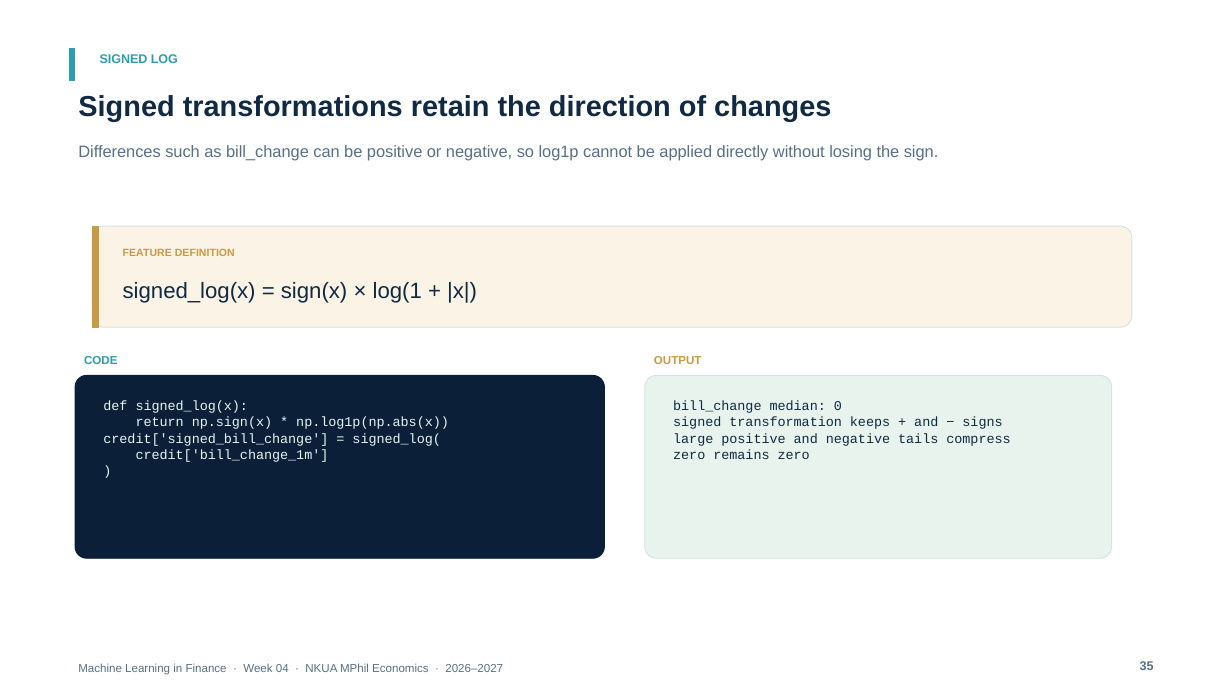
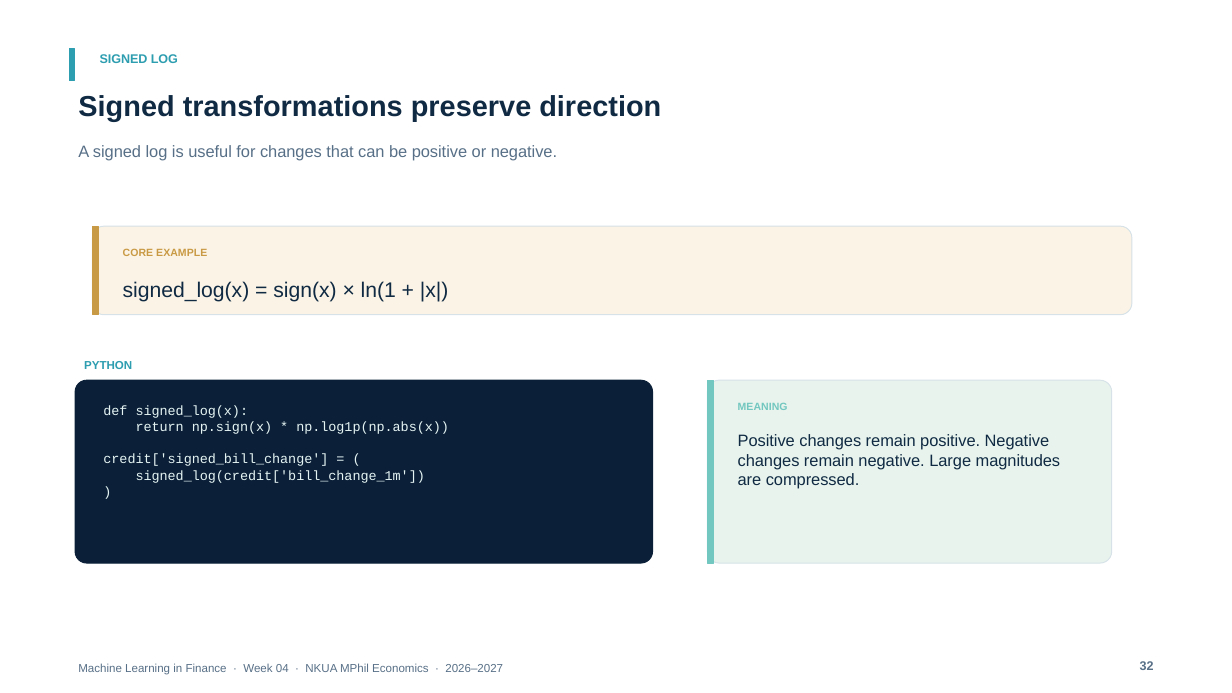
Before and after one commit to fkottas/Teaching-Courses, a slide deck: slide 32 of Machine Learning in Finance/2026-2027/lectures/week-04/slides/Lecture_04_Feature_Engineering_for_Financial_Data_2026-2027.pptx (slide 35 before the commit). Drawn at 1232x693 pixels with LibreOffice and Linux fonts; fonts in the diff are those of the drawing. Boxes give left, top, right and bottom in pixels: in the first picture for what was removed or moved away, otherwise in the second. Text is boxed around its words. In the diff, an @@ line names an element or a change of style, - is before the commit and + after.

```diff
--- a/Machine Learning in Finance/2026-2027/lectures/week-04/slides/Lecture_04_Feature_Engineering_for_Financial_Data_2026-2027.pptx
+++ b/Machine Learning in Finance/2026-2027/lectures/week-04/slides/Lecture_04_Feature_Engineering_for_Financial_Data_2026-2027.pptx
@@ text at bbox=[78, 95, 661, 121]: text changed @@
-Signed transformations retain the direction of changes
+Signed transformations preserve direction
@@ text at bbox=[78, 145, 557, 161]: text changed @@
-Differences such as bill_change can be positive or negative, so log1p cannot be applied directly without losing the sign.
+A signed log is useful for changes that can be positive or negative.
@@ rounded rectangle: place and size @@
-rounded rectangle at bbox=[92, 226, 1132, 327]
+rounded rectangle at bbox=[92, 226, 1132, 315]
@@ rounded rectangle at bbox=[92, 226, 1132, 315]: proportions changed @@
@@ rectangle: place and size @@
-rectangle at bbox=[92, 226, 98, 327]
+rectangle at bbox=[92, 226, 98, 315]
@@ text at bbox=[123, 249, 207, 256]: text changed @@
-FEATURE DEFINITION
+CORE EXAMPLE
@@ text at bbox=[123, 281, 449, 302]: text changed; size 17.2 to 16.5 pt @@
-signed_log(x) = sign(x) × log(1 + |x|)
+signed_log(x) = sign(x) × ln(1 + |x|)
@@ text removed at bbox=[84, 356, 117, 364] @@
-CODE
@@ text removed at bbox=[654, 356, 701, 364] @@
-OUTPUT
@@ rounded rectangle: place and size @@
-rounded rectangle at bbox=[75, 375, 604, 558]
+rounded rectangle at bbox=[75, 380, 653, 563]
@@ text added at bbox=[84, 361, 132, 369], 9 pt, text #2D9DB0, bold @@
+PYTHON
@@ rounded rectangle: place and size @@
-rounded rectangle at bbox=[645, 375, 1112, 558]
+rounded rectangle at bbox=[708, 380, 1113, 563]
@@ rectangle added at bbox=[708, 380, 714, 563], fill #72C7C0, outline #72C7C0 0.75 pt @@
@@ text removed at bbox=[673, 401, 1010, 459] @@
-bill_change median: 0
-signed transformation keeps + and − signs
-large positive and negative tails compress
-zero remains zero
@@ text added at bbox=[738, 403, 788, 410], 8.2 pt, text #72C7C0, bold @@
+MEANING
@@ text added at bbox=[738, 434, 1061, 489], 12.8 pt, text #102A43 @@
+Positive changes remain positive. Negative changes remain negative. Large magnitudes are compressed.
@@ text at bbox=[103, 454, 425, 483]: text changed @@
-credit['signed_bill_change'] = signed_log(
-credit['bill_change_1m']
+credit['signed_bill_change'] = (
+signed_log(credit['bill_change_1m'])
@@ text at bbox=[1140, 661, 1154, 670]: text changed @@
-35
+32
```
Also in this commit, not shown: 32 other slides changed, 57 slides added, 76 slides removed, 3 other files.
